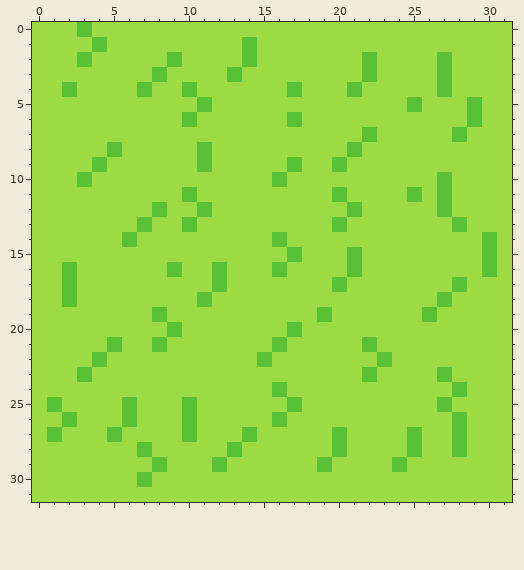
Pixel-art file -- resources/textures/field.aseprite. That is the earlier state.
32x32 pixels, 1 frame.
And afterwards:
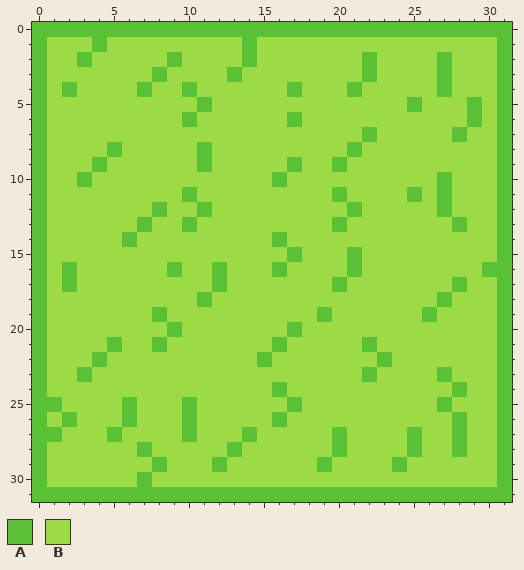
Palette (. is transparent): A #59c135  B #9cdb43
Changes in this commit:
--- layer "the field"
@@ x 0..31 @@
- 0 BBBABBBBBBBBBBBBBBBBBBBBBBBBBBBB
- 1 BBBBABBBBBBBBBABBBBBBBBBBBBBBBBB
- 2 BBBABBBBBABBBBABBBBBBBABBBBABBBB
- 3 BBBBBBBBABBBBABBBBBBBBABBBBABBBB
- 4 BBABBBBABBABBBBBBABBBABBBBBABBBB
- 5 BBBBBBBBBBBABBBBBBBBBBBBBABBBABB
- 6 BBBBBBBBBBABBBBBBABBBBBBBBBBBABB
- 7 BBBBBBBBBBBBBBBBBBBBBBABBBBBABBB
- 8 BBBBBABBBBBABBBBBBBBBABBBBBBBBBB
- 9 BBBBABBBBBBABBBBBABBABBBBBBBBBBB
-10 BBBABBBBBBBBBBBBABBBBBBBBBBABBBB
-11 BBBBBBBBBBABBBBBBBBBABBBBABABBBB
-12 BBBBBBBBABBABBBBBBBBBABBBBBABBBB
-13 BBBBBBBABBABBBBBBBBBABBBBBBBABBB
-14 BBBBBBABBBBBBBBBABBBBBBBBBBBBBAB
-15 BBBBBBBBBBBBBBBBBABBBABBBBBBBBAB
-16 BBABBBBBBABBABBBABBBBABBBBBBBBAB
-17 BBABBBBBBBBBABBBBBBBABBBBBBBABBB
-18 BBABBBBBBBBABBBBBBBBBBBBBBBABBBB
-19 BBBBBBBBABBBBBBBBBBABBBBBBABBBBB
-20 BBBBBBBBBABBBBBBBABBBBBBBBBBBBBB
-21 BBBBBABBABBBBBBBABBBBBABBBBBBBBB
-22 BBBBABBBBBBBBBBABBBBBBBABBBBBBBB
-23 BBBABBBBBBBBBBBBBBBBBBABBBBABBBB
-24 BBBBBBBBBBBBBBBBABBBBBBBBBBBABBB
-25 BABBBBABBBABBBBBBABBBBBBBBBABBBB
-26 BBABBBABBBABBBBBABBBBBBBBBBBABBB
-27 BABBBABBBBABBBABBBBBABBBBABBABBB
-28 BBBBBBBABBBBBABBBBBBABBBBABBABBB
-29 BBBBBBBBABBBABBBBBBABBBBABBBBBBB
-30 BBBBBBBABBBBBBBBBBBBBBBBBBBBBBBB
-31 BBBBBBBBBBBBBBBBBBBBBBBBBBBBBBBB
+ 0 AAAAAAAAAAAAAAAAAAAAAAAAAAAAAAAA
+ 1 ABBBABBBBBBBBBABBBBBBBBBBBBBBBBA
+ 2 ABBABBBBBABBBBABBBBBBBABBBBABBBA
+ 3 ABBBBBBBABBBBABBBBBBBBABBBBABBBA
+ 4 ABABBBBABBABBBBBBABBBABBBBBABBBA
+ 5 ABBBBBBBBBBABBBBBBBBBBBBBABBBABA
+ 6 ABBBBBBBBBABBBBBBABBBBBBBBBBBABA
+ 7 ABBBBBBBBBBBBBBBBBBBBBABBBBBABBA
+ 8 ABBBBABBBBBABBBBBBBBBABBBBBBBBBA
+ 9 ABBBABBBBBBABBBBBABBABBBBBBBBBBA
+10 ABBABBBBBBBBBBBBABBBBBBBBBBABBBA
+11 ABBBBBBBBBABBBBBBBBBABBBBABABBBA
+12 ABBBBBBBABBABBBBBBBBBABBBBBABBBA
+13 ABBBBBBABBABBBBBBBBBABBBBBBBABBA
+14 ABBBBBABBBBBBBBBABBBBBBBBBBBBBBA
+15 ABBBBBBBBBBBBBBBBABBBABBBBBBBBBA
+16 ABABBBBBBABBABBBABBBBABBBBBBBBAA
+17 ABABBBBBBBBBABBBBBBBABBBBBBBABBA
+18 ABBBBBBBBBBABBBBBBBBBBBBBBBABBBA
+19 ABBBBBBBABBBBBBBBBBABBBBBBABBBBA
+20 ABBBBBBBBABBBBBBBABBBBBBBBBBBBBA
+21 ABBBBABBABBBBBBBABBBBBABBBBBBBBA
+22 ABBBABBBBBBBBBBABBBBBBBABBBBBBBA
+23 ABBABBBBBBBBBBBBBBBBBBABBBBABBBA
+24 ABBBBBBBBBBBBBBBABBBBBBBBBBBABBA
+25 AABBBBABBBABBBBBBABBBBBBBBBABBBA
+26 ABABBBABBBABBBBBABBBBBBBBBBBABBA
+27 AABBBABBBBABBBABBBBBABBBBABBABBA
+28 ABBBBBBABBBBBABBBBBBABBBBABBABBA
+29 ABBBBBBBABBBABBBBBBABBBBABBBBBBA
+30 ABBBBBBABBBBBBBBBBBBBBBBBBBBBBBA
+31 AAAAAAAAAAAAAAAAAAAAAAAAAAAAAAAA
